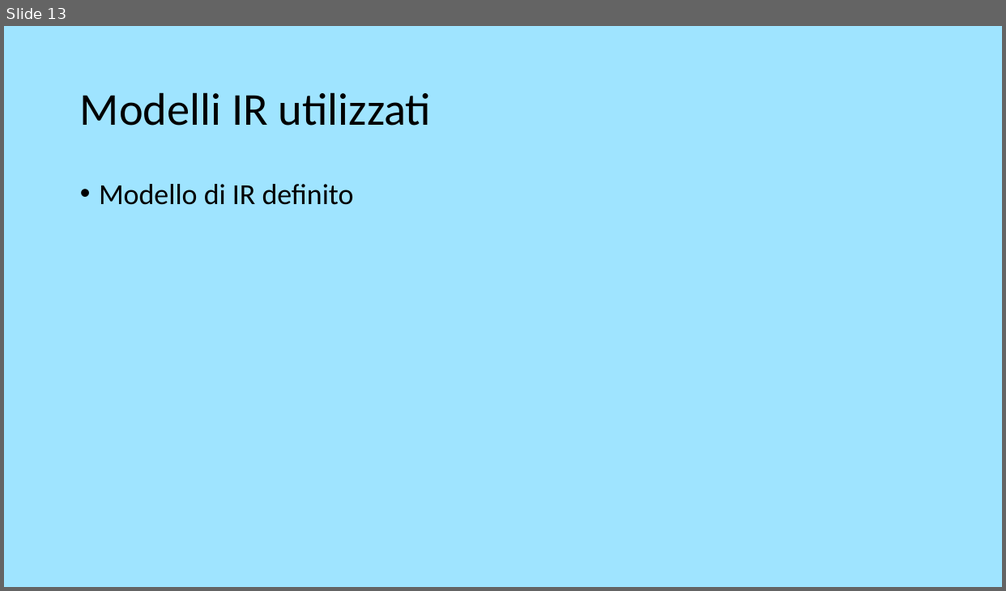
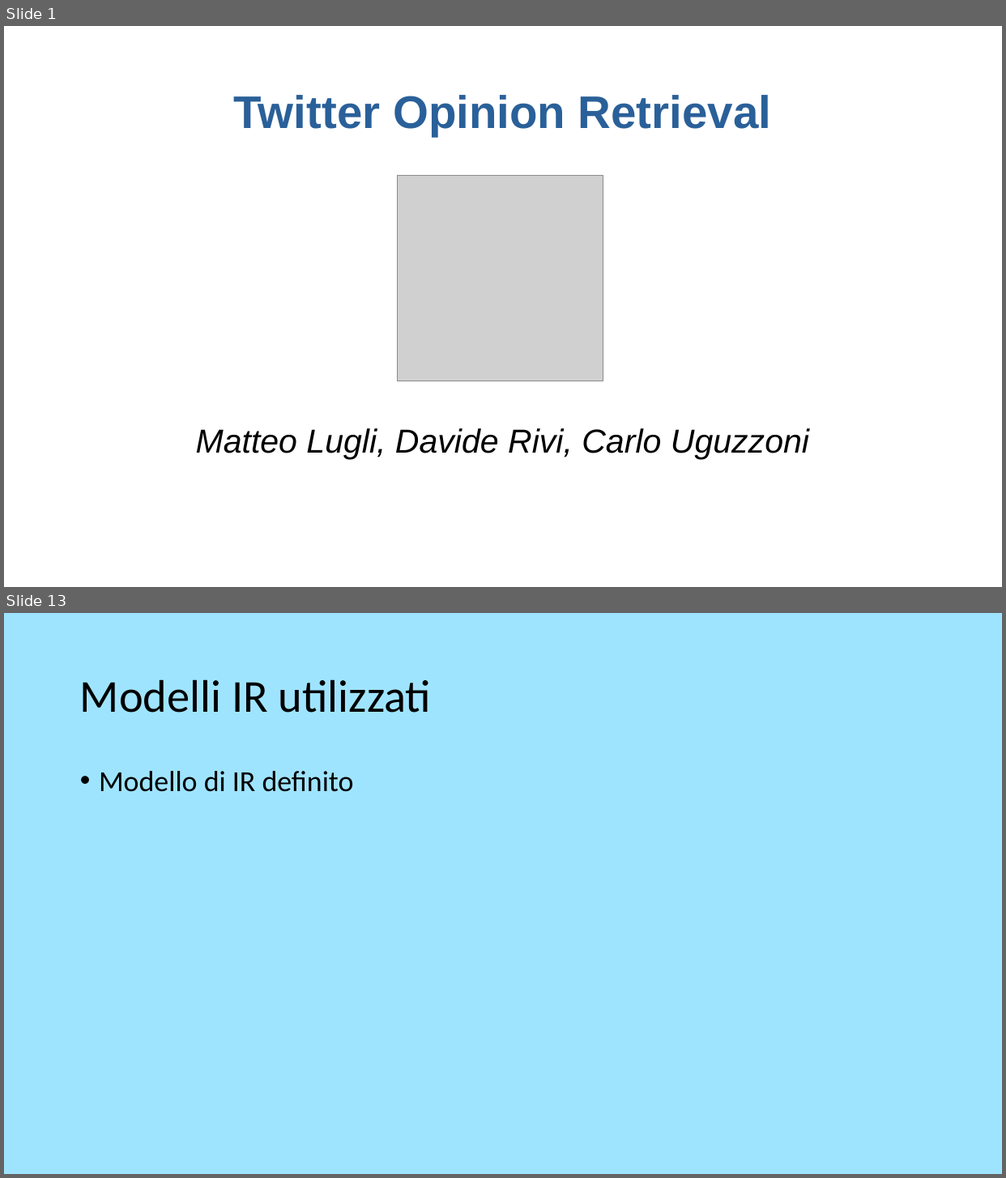
Before and after one commit to theElandor/Progetto3.0, a slide deck: 1PresentazioneGI.odp. Shown one above the other, each under a label of ours: slide 13 before the commit, slides 1 and 13 after it; the slides between them are not shown. The pictures are 1006x591 and 1006x1178 pixels, drawn with LibreOffice and Linux fonts; fonts in the diff are those of the drawing; grey boxes stand for pictures. Boxes give left, top, right and bottom in pixels: in the first picture for what was removed or moved away, otherwise in the second. Text is boxed around its words. In the diff, an @@ line names an element or a change of style, - is before the commit and + after.

```diff
--- a/1PresentazioneGI.odp
+++ b/1PresentazioneGI.odp
@@ slide 1 added at box(4, 26, 1002, 587), background #FFFFFF @@
@@ title added at box(234, 95, 771, 136), 44 pt, text #2A6099, bold @@
+Twitter Opinion Retrieval
@@ picture added at box(397, 176, 603, 382) @@
@@ subtitle added at box(196, 429, 809, 459), 32 pt, text #000000, italic @@
+Matteo Lugli, Davide Rivi, Carlo Uguzzoni
```
Also in this commit, not shown: 1 slide changed, 10 other slides added, 14 slides removed, 13 other files.
